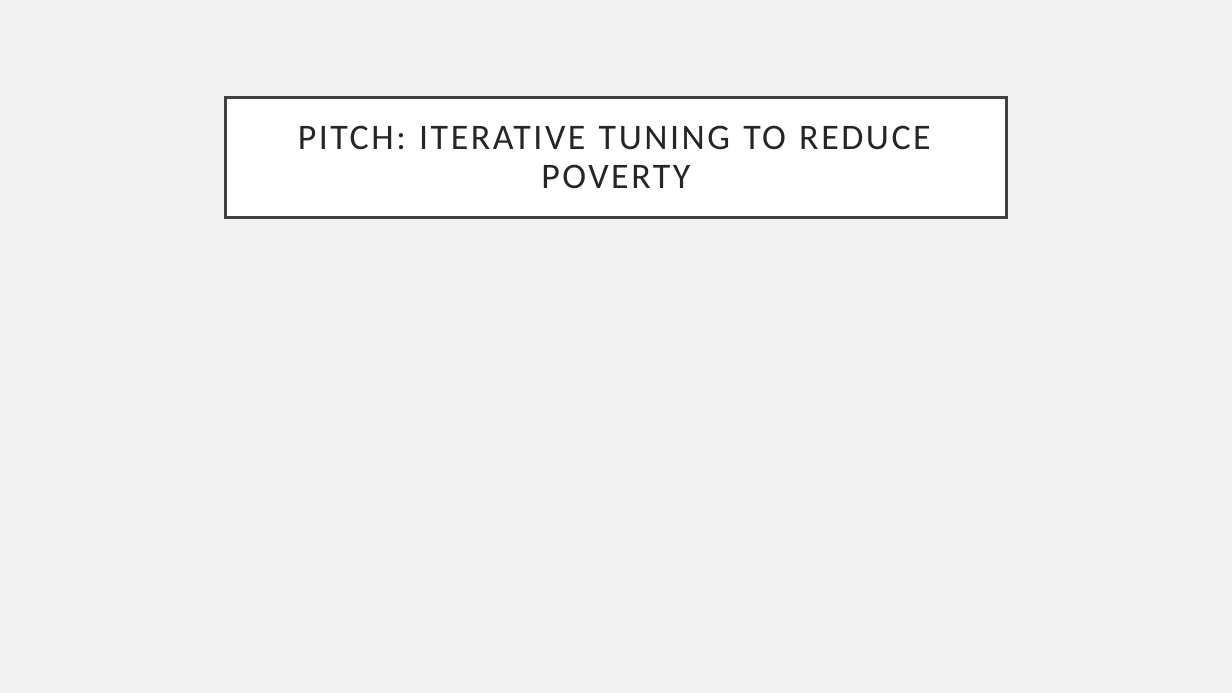
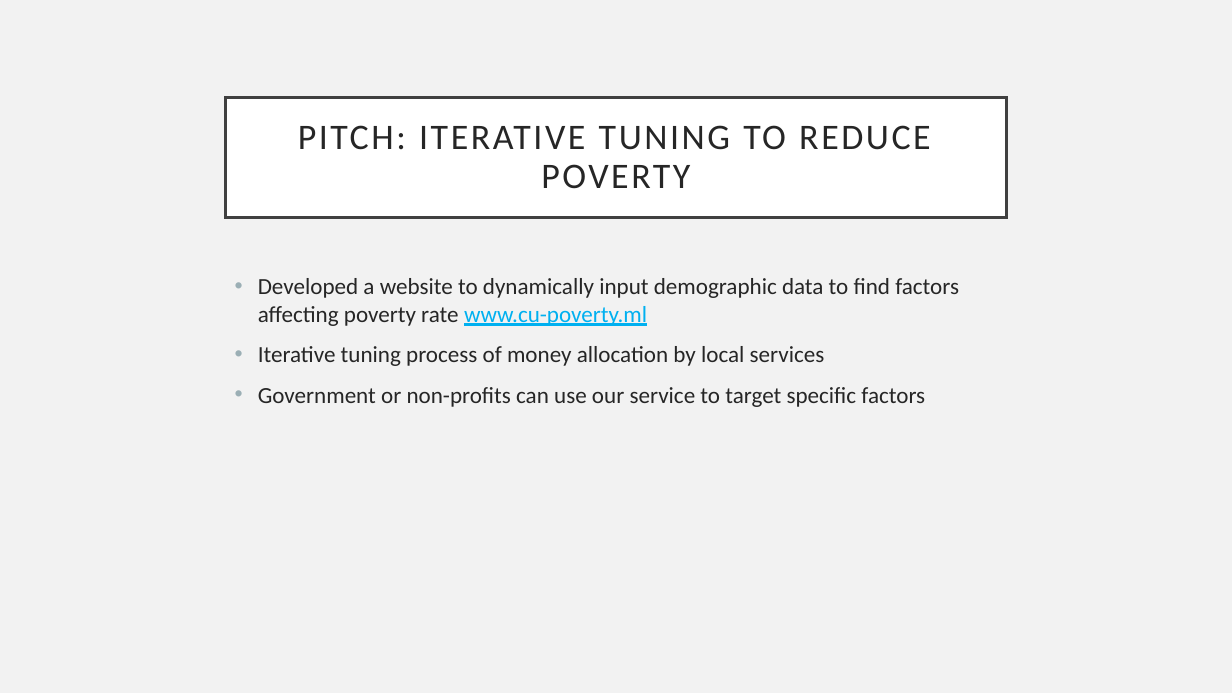
Before and after one commit to timot3/PYGHACK, a slide deck: slide 5 of Presentation.pptx (slide 6 before the commit). Drawn at 1232x693 pixels with LibreOffice and Linux fonts; fonts in the diff are those of the drawing. Boxes give left, top, right and bottom in pixels: in the first picture for what was removed or moved away, otherwise in the second. Text is boxed around its words. In the diff, an @@ line names an element or a change of style, - is before the commit and + after.

```diff
--- a/Presentation.pptx
+++ b/Presentation.pptx
@@ text added at [258,278,959,407], 18 pt, text #262626 @@
+• Developed a website to dynamically input demographic data to find factors affecting poverty rate www.cu-poverty.ml
+• Iterative tuning process of money allocation by local services
+• Government or non-profits can use our service to target specific factors
```
Also in this commit, not shown: 3 other slides changed, 1 slide removed.
